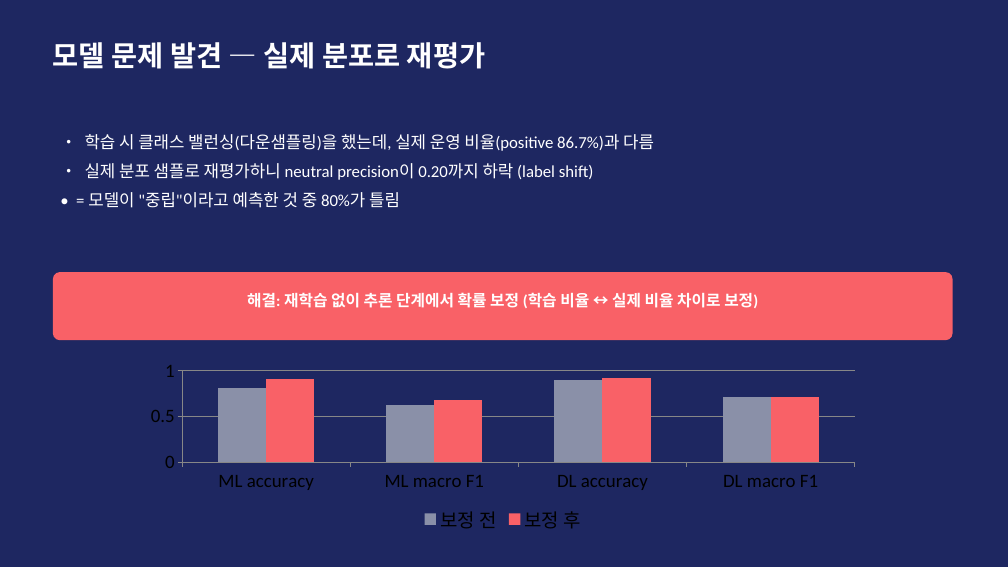
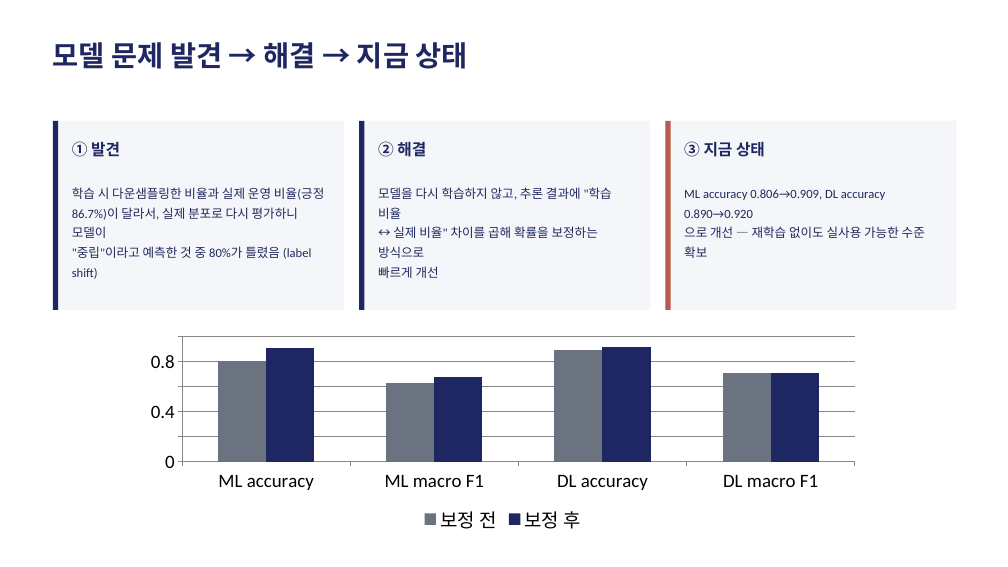
Before and after one commit to dong29482757-beep/shopping-review-crawler, a slide deck: slide 7 of BeautyScope_발표.pptx. Drawn at 1008x567 pixels with LibreOffice and Linux fonts; fonts in the diff are those of the drawing. Boxes give left, top, right and bottom in pixels: in the first picture for what was removed or moved away, otherwise in the second. Text is boxed around its words. In the diff, an @@ line names an element or a change of style, - is before the commit and + after.

```diff
--- a/BeautyScope_발표.pptx
+++ b/BeautyScope_발표.pptx
@@ rectangle removed at [0,0,1008,567] @@
@@ text at [53,42,468,69]: text changed; text colour #FFFFFF to #1E2761 @@
-모델 문제 발견 — 실제 분포로 재평가
+모델 문제 발견 → 해결 → 지금 상태
@@ rectangle added at [53,121,344,310], fill #F5F6FA @@
@@ rectangle added at [53,121,58,310], fill #1E2761 @@
@@ text added at [72,141,120,157], 15 pt, text #1E2761, bold @@
+① 발견
@@ rectangle added at [359,121,650,310], fill #F5F6FA @@
@@ rectangle added at [359,121,364,310], fill #1E2761 @@
@@ text added at [378,141,426,157], 15 pt, text #1E2761, bold @@
+② 해결
@@ rectangle added at [665,121,957,310], fill #F5F6FA @@
@@ rectangle added at [665,121,671,310], fill #B85A4D @@
@@ text added at [684,141,765,157], 15 pt, text #1E2761, bold @@
+③ 지금 상태
@@ text at [72,187,324,279]: text changed; size 16 to 12 pt; text colour #FFFFFF to #21295C @@
-• 학습 시 클래스 밸런싱(다운샘플링)을 했는데, 실제 운영 비율(positive 86.7%)과 다름
-• 실제 분포 샘플로 재평가하니 neutral precision이 0.20까지 하락 (label shift)
-• = 모델이 "중립"이라고 예측한 것 중 80%가 틀림
+학습 시 다운샘플링한 비율과 실제 운영 비율(긍정
+86.7%)이 달라서, 실제 분포로 다시 평가하니 모델이
+"중립"이라고 예측한 것 중 80%가 틀렸음 (label shift)
@@ text added at [378,187,612,278], 12 pt, text #21295C @@
+모델을 다시 학습하지 않고, 추론 결과에 "학습 비율
+↔ 실제 비율" 차이를 곱해 확률을 보정하는 방식으로
+빠르게 개선
@@ text added at [684,189,925,258], 12 pt, text #21295C @@
+ML accuracy 0.806→0.909, DL accuracy 0.890→0.920
+으로 개선 — 재학습 없이도 실사용 가능한 수준 확보
@@ rounded rectangle removed at [53,272,953,340] @@
@@ text removed at [247,292,758,308] @@
-해결: 재학습 없이 추론 단계에서 확률 보정 (학습 비율 ↔ 실제 비율 차이로 보정)
@@ column chart at [136,333,870,537] @@
@@ colour of 보정 전 #8A90A8 to #6B7280 @@
@@ colour of 보정 후 #F96167 to #1E2761 @@
@@ column chart: place and size @@
-column chart at [136,355,870,537]
+column chart at [136,333,870,537]
```
Also in this commit, not shown: 3 other slides changed, 3 slides added, 4 slides removed, 2 other files.
